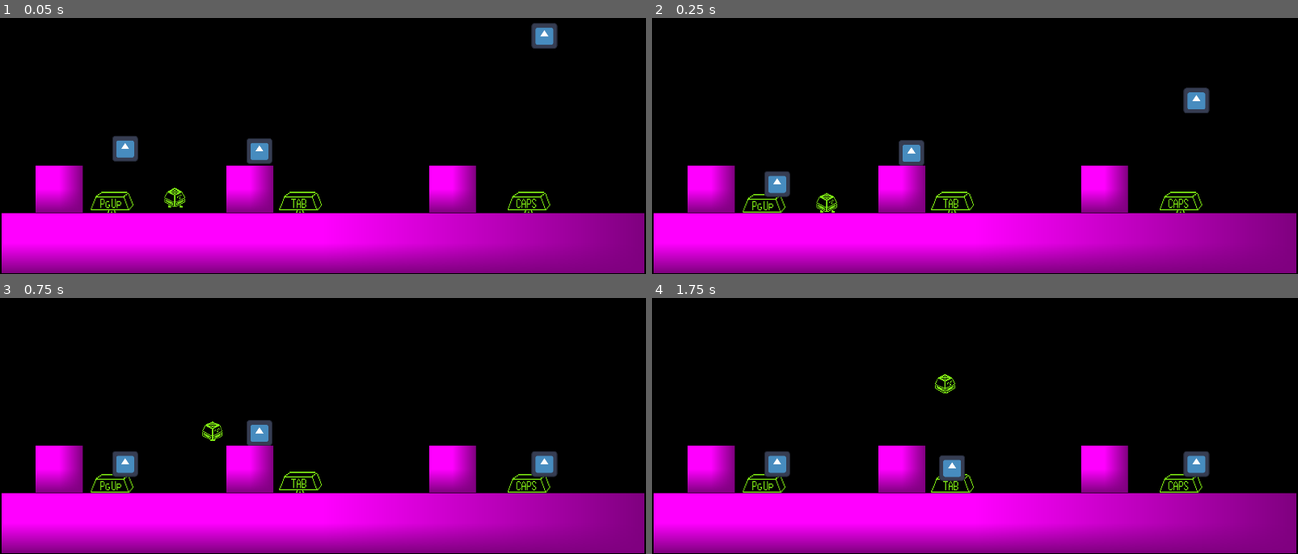
Above: before the commit, frames 1-4 (two rows, left to right).
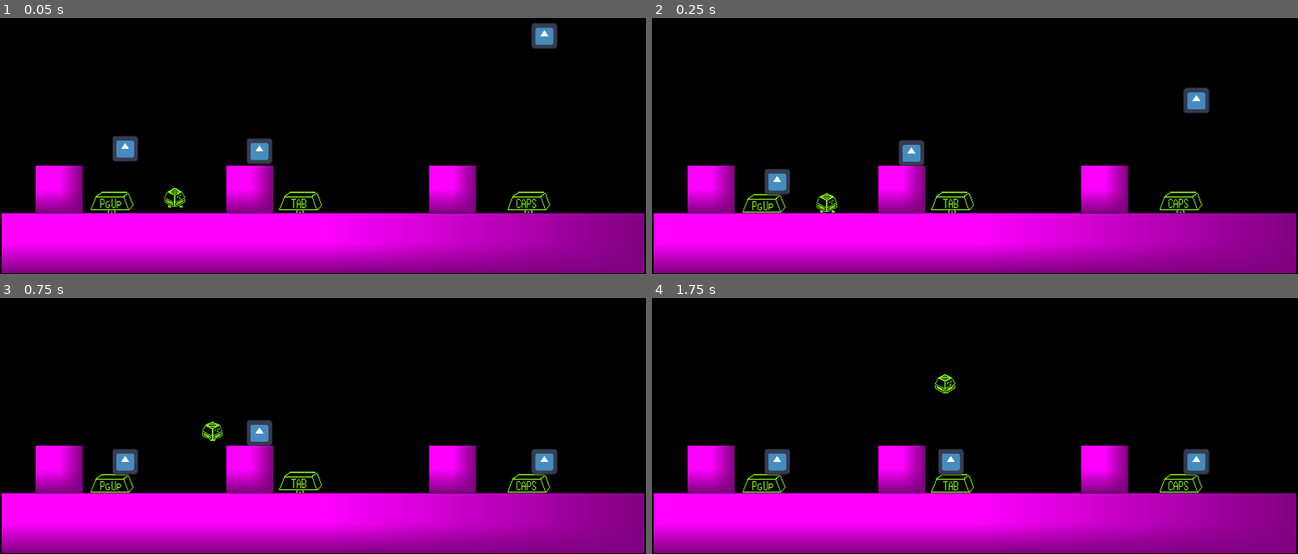
Above: after the commit, the same moments.

Repository: BradyKearley/CuHacking
Game: Godot game, scene res://Levels/box_test.tscn
Two runs of this game, one before a commit and one after it. Both use one fixed random seed, a clock stepped at 60 frames per second and the inputs below. The project has no main scene, so this scene is started directly. The engine's default icon, where the game draws it, is replaced by a stand-in: a white triangle on a blue panel in a dark square.
Inputs:
- Up to frame 1 (0.05 s): no input
- Up to frame 2 (0.25 s): no input
- Up to frame 3 (0.75 s): tap Enter (ui_accept) at 0.5 s; hold Right (ui_right) from 0.53 s (still down)
- Up to frame 4 (1.75 s): keep holding Right (ui_right); tap Enter (ui_accept) at 0.77, 1.52 s

Frame 1 is identical in both runs. In frame 2, 0.2% of the frame differs, in the area x 17-22%, y 58-71%; in frame 3, 0.4%; in frame 4, 0.7%, in the area x 17-87%, y 58-72%.

Commit message:
Fixed hitbox issue with buttons

Diff:
--- a/Scenes/caps_lock.tscn
+++ b/Scenes/caps_lock.tscn
@@ -5,10 +5,10 @@
 [ext_resource type="Texture2D" uid="uid://drvjpbvsh55ad" path="res://Art/Buttons/caps keycap button-Sheet.png" id="3_v5qbk"]
 
 [sub_resource type="RectangleShape2D" id="RectangleShape2D_y4gkt"]
-size = Vector2(16, 6)
+size = Vector2(16, 7)
 
 [sub_resource type="RectangleShape2D" id="RectangleShape2D_7125o"]
-size = Vector2(16, 9.875)
+size = Vector2(16, 8.875)
 
 [sub_resource type="RectangleShape2D" id="RectangleShape2D_gvbd3"]
 size = Vector2(16, 25)
@@ -44,12 +44,13 @@
 script = ExtResource("1_7nnx7")
 
 [node name="CollisionShape2D" type="CollisionShape2D" parent="."]
+position = Vector2(0, -0.5)
 shape = SubResource("RectangleShape2D_y4gkt")
 
 [node name="Hitbox" type="Area2D" parent="."]
 
 [node name="CollisionShape2D" type="CollisionShape2D" parent="Hitbox"]
-position = Vector2(0, -1.0625)
+position = Vector2(0, -0.5625)
 shape = SubResource("RectangleShape2D_7125o")
 
 [node name="Detector" type="Area2D" parent="."]
--- a/Scenes/page_up.tscn
+++ b/Scenes/page_up.tscn
@@ -5,10 +5,10 @@
 [ext_resource type="AudioStream" uid="uid://cosc81evi4ud" path="res://SFX/spacebar-click-keyboard-199448_iju6vpxH.mp3" id="3_o0s7b"]
 
 [sub_resource type="RectangleShape2D" id="RectangleShape2D_qlhtt"]
-size = Vector2(16, 6)
+size = Vector2(16, 7)
 
 [sub_resource type="RectangleShape2D" id="RectangleShape2D_o0s7b"]
-size = Vector2(16, 9.875)
+size = Vector2(16, 8.875)
 
 [sub_resource type="RectangleShape2D" id="RectangleShape2D_cfox7"]
 size = Vector2(16, 25)
@@ -44,12 +44,13 @@
 script = ExtResource("1_qlhtt")
 
 [node name="CollisionShape2D" type="CollisionShape2D" parent="."]
+position = Vector2(0, -0.5)
 shape = SubResource("RectangleShape2D_qlhtt")
 
 [node name="Hitbox" type="Area2D" parent="."]
 
 [node name="CollisionShape2D" type="CollisionShape2D" parent="Hitbox"]
-position = Vector2(0, -1.0625)
+position = Vector2(0, -0.5625)
 shape = SubResource("RectangleShape2D_o0s7b")
 
 [node name="Detector" type="Area2D" parent="."]
--- a/Scenes/pg_down.tscn
+++ b/Scenes/pg_down.tscn
@@ -5,10 +5,10 @@
 [ext_resource type="Texture2D" uid="uid://dtqmv0k1v1lu8" path="res://Art/Buttons/pgdn keycap button-Sheet.png" id="3_k5emy"]
 
 [sub_resource type="RectangleShape2D" id="RectangleShape2D_63sh6"]
-size = Vector2(16, 6)
+size = Vector2(16, 7)
 
 [sub_resource type="RectangleShape2D" id="RectangleShape2D_844ok"]
-size = Vector2(16, 9.875)
+size = Vector2(16, 8.875)
 
 [sub_resource type="RectangleShape2D" id="RectangleShape2D_vbepe"]
 size = Vector2(16, 25)
@@ -44,12 +44,13 @@
 script = ExtResource("1_k5emy")
 
 [node name="CollisionShape2D" type="CollisionShape2D" parent="."]
+position = Vector2(0, -0.5)
 shape = SubResource("RectangleShape2D_63sh6")
 
 [node name="Hitbox" type="Area2D" parent="."]
 
 [node name="CollisionShape2D" type="CollisionShape2D" parent="Hitbox"]
-position = Vector2(0, -1.0625)
+position = Vector2(0, -0.5625)
 shape = SubResource("RectangleShape2D_844ok")
 
 [node name="Detector" type="Area2D" parent="."]
--- a/Scenes/tab.tscn
+++ b/Scenes/tab.tscn
@@ -5,7 +5,7 @@
 [ext_resource type="Texture2D" uid="uid://bjpjxy1rrr25i" path="res://Art/Buttons/tab keycap button-Sheet.png" id="3_ti34l"]
 
 [sub_resource type="RectangleShape2D" id="RectangleShape2D_63sh6"]
-size = Vector2(16, 6)
+size = Vector2(16, 6.92971)
 
 [sub_resource type="RectangleShape2D" id="RectangleShape2D_844ok"]
 size = Vector2(16, 9.875)
@@ -44,6 +44,7 @@
 script = ExtResource("1_vbepe")
 
 [node name="CollisionShape2D" type="CollisionShape2D" parent="."]
+position = Vector2(0, -0.464856)
 shape = SubResource("RectangleShape2D_63sh6")
 
 [node name="Hitbox" type="Area2D" parent="."]
